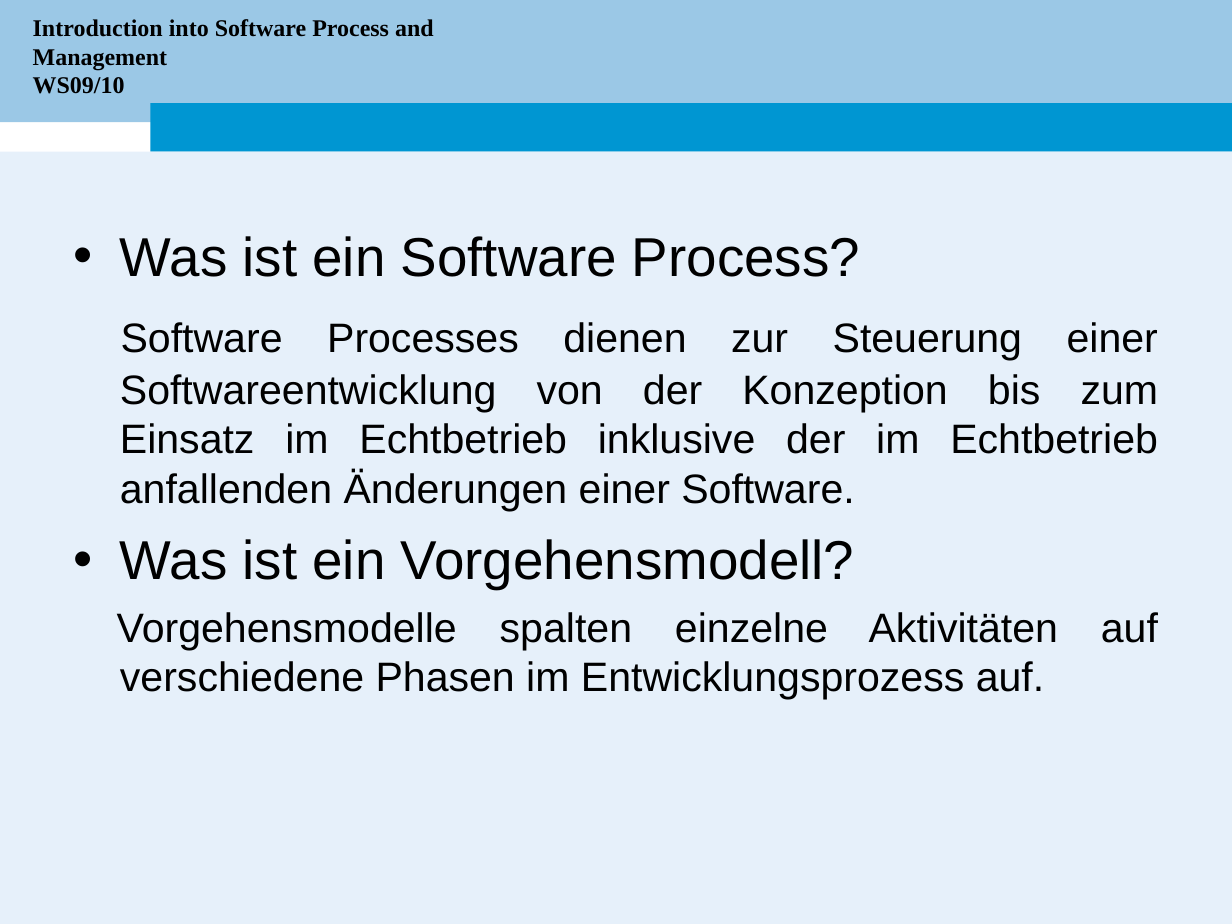
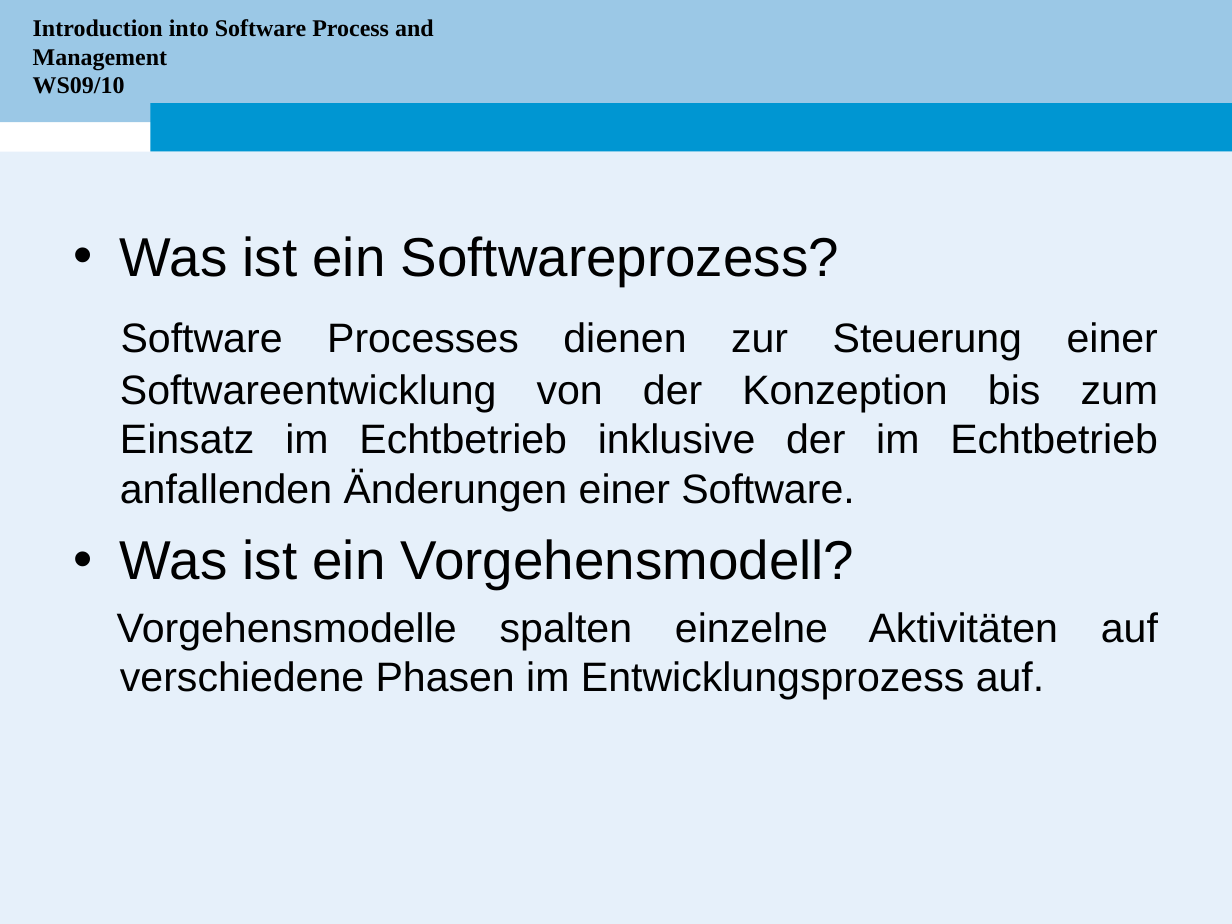
Before and after one commit to electrojit/simeonov, a slide deck: slide 9 of WS10/Bachelor Seminar/Presentaetion/Seminar-Simeonov.ppt (slide 10 before the commit). Drawn at 1232x924 pixels with LibreOffice and Linux fonts; fonts in the diff are those of the drawing; background and template pictures are left out. Boxes give left, top, right and bottom in pixels: in the first picture for what was removed or moved away, otherwise in the second. Text is boxed around its words. In the diff, an @@ line names an element or a change of style, - is before the commit and + after.

```diff
--- a/WS10/Bachelor Seminar/Presentaetion/Seminar-Simeonov.ppt
+++ b/WS10/Bachelor Seminar/Presentaetion/Seminar-Simeonov.ppt
@@ text at box(120, 236, 839, 286): text changed @@
-• Was ist ein Software Process?
+• Was ist ein Softwareprozess?
```
Also in this commit, not shown: 6 other slides changed, 5 slides added, 1 slide removed, 4 other files.
